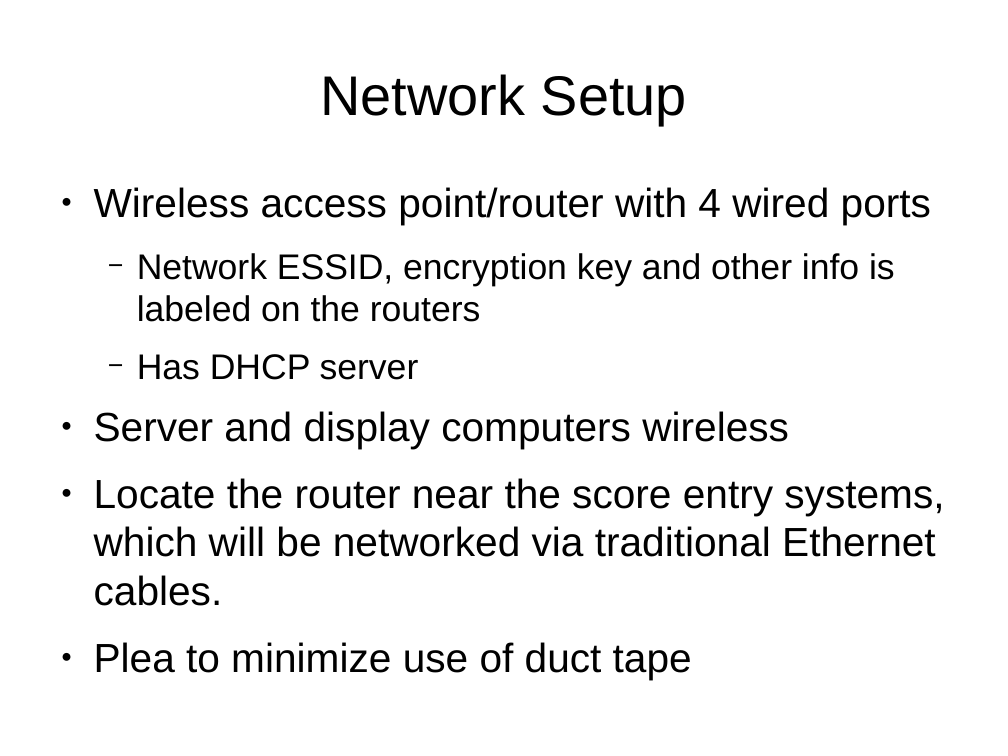
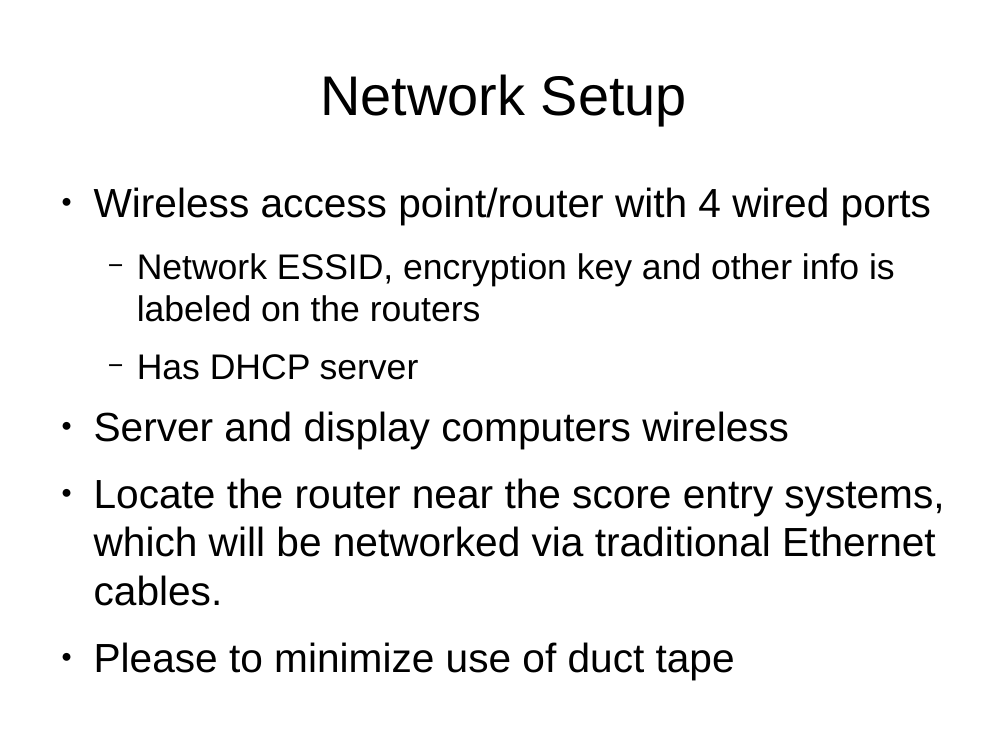
Before and after one commit to jpschewe/fll-sw, a slide deck: slide 2 of training/computer-training.odp. Drawn at 1008x756 pixels with LibreOffice and Linux fonts; fonts in the diff are those of the drawing. Boxes give left, top, right and bottom in pixels: in the first picture for what was removed or moved away, otherwise in the second. Text is boxed around its words. In the diff, an @@ line names an element or a change of style, - is before the commit and + after.

Commit message:
updated training material for version 4.1

```diff
--- a/training/computer-training.odp
+++ b/training/computer-training.odp
@@ text at (94,642,735,680): text changed @@
-● Plea to minimize use of duct tape
+● Please to minimize use of duct tape
```
